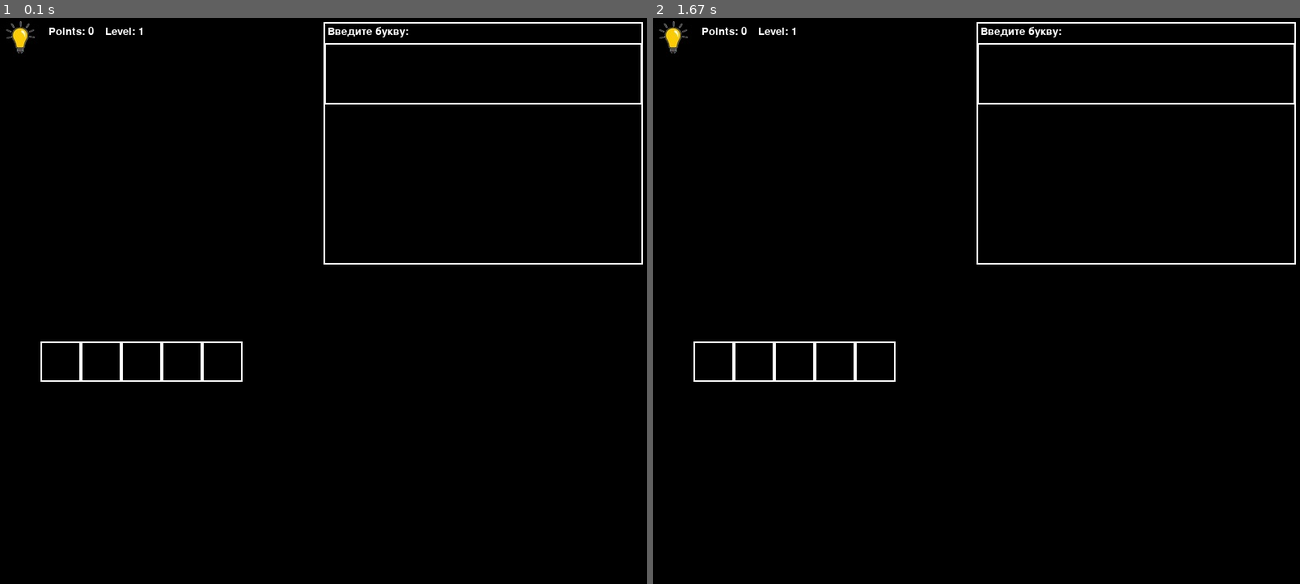
Above: before the commit, frames 1-2 (left to right).
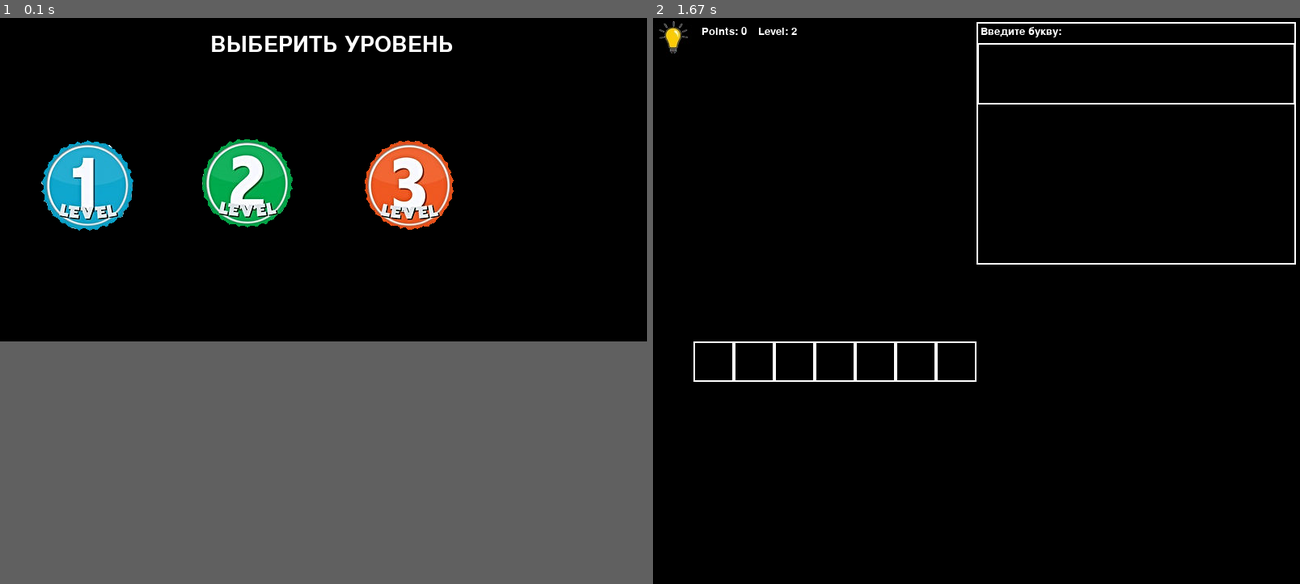
Above: after the commit, the same moments.

Repository: Egor66543/Pygame_project
Game: pygame game, started from main.py
The game is run twice, just before and just after one commit, with the same random seed, the same clock (stepped at 60 frames per second) and the same inputs.
Inputs (mouse positions are in pixels of both pictures, inside the frame that each line leads up to):
- Up to frame 1 (0.1 s): no input
- Up to frame 2 (1.67 s): click (976, 182) at 0.38 s; tap Enter at 0.67 s
In frame 1 the window is 800x700 before the commit and 800x400 after it. Grey fills any space a smaller window leaves; there, only what the larger window draws over its background counts as a difference.

The runs differ from the first frame. In frame 1, 6.9% of the frame differs, in the area x 0-100%, y 0-65%; in frame 2, 0.1%.

Commit message:
with levels

Diff:
--- a/main.py
+++ b/main.py
@@ -6,13 +6,6 @@
 
 pygame.init()
 pygame.font.init()
-
-con = sqlite3.connect("game_words.db")
-cur = con.cursor()
-id_word = cur.execute(f'''select id from words where id={random.randint(1, 10)}''').fetchone()[0]
-word = cur.execute(f'''SELECT word FROM words WHERE id={id_word}''').fetchone()[0]
-description = cur.execute(f'''SELECT description FROM words WHERE id={id_word}''').fetchone()[0]
-level = cur.execute(f'''SELECT level FROM words WHERE id={id_word}''').fetchone()[0]
 
 
 def load_image(name, colorkey=None):
@@ -28,6 +21,47 @@
     else:
         image.convert_alpha()
     return image
+
+
+def terminate():
+    pygame.quit()
+    sys.exit()
+
+
+def level_screen():
+    screen = pygame.display.set_mode((800, 400))
+    img1 = load_image('data/level_1.bmp')
+    img2 = load_image('data/level_2.bmp')
+    img3 = load_image('data/level_3.bmp')
+    # img4 = load_image('data/бонусный уровень')
+    screen.blit(img1, (50, 150))
+    screen.blit(img2, (250, 150))
+    screen.blit(img3, (450, 150))
+    # screen.blit(img3, (650, 150)
+    font = pygame.font.Font(None, 40)
+    text = font.render('ВЫБЕРИТЬ УРОВЕНЬ', True, 'white')
+    screen.blit(text, (260, 20))
+    while True:
+        for event in pygame.event.get():
+            x, y = pygame.mouse.get_pos()
+            if event.type == pygame.QUIT:
+                terminate()
+            elif event.type == pygame.MOUSEBUTTONDOWN and (50 <= x <= 240 and 150 <= y <= 250):
+                return (1, 10)
+            elif event.type == pygame.MOUSEBUTTONDOWN and (250 <= x <= 440 and 150 <= y <= 250):
+                return (11, 20)
+            elif event.type == pygame.MOUSEBUTTONDOWN and (450 <= x <= 640 and 150 <= y <= 250):
+                return (21, 30)
+        pygame.display.flip()
+
+
+a, b = level_screen()
+con = sqlite3.connect("game_words.db")
+cur = con.cursor()
+id_word = cur.execute(f'''select id from words where id={random.randint(a, b)}''').fetchone()[0]
+word = cur.execute(f'''SELECT word FROM words WHERE id={id_word}''').fetchone()[0]
+description = cur.execute(f'''SELECT description FROM words WHERE id={id_word}''').fetchone()[0]
+level = cur.execute(f'''SELECT level FROM words WHERE id={id_word}''').fetchone()[0]
 
 
 def description_f():
@@ -89,16 +123,27 @@
             if event.type == pygame.KEYDOWN and self.active:
                 if event.key == pygame.K_RETURN:
                     self.active = False
-                elif event.key == pygame.K_BACKSPACE:
-                    self.text = self.text[:-1]
+                elif event.key == pygame.K_BACKSPACE or event.key == pygame.K_DELETE:
+                    self.text = self.text[:-1]  # Wrong work!!!!
                 else:
                     self.text += event.unicode
                 self.render_text()
 
 
+def letter_in_word():  # absolute wrong work
+    letter = str(grop_1.update(event_list))
+    print(letter)
+    if letter in word:
+        sp = [i for i, letter in enumerate(word) if letter == letter]
+        print(sp)
+        for i in range(len(sp)):
+            text = font.render(f'{letter}', True, 'white')
+            board.screen.blit(text, (50 + 10 * (sp[i] + 1), 400 + 10 * (sp[i] + 1)))
+            print(letter)
+
+
 board = Board(800, 700)
 board.render()
-
 all_lamp_sprites = pygame.sprite.Group()
 lamp = pygame.sprite.Sprite(all_lamp_sprites)
 lamp.image = load_image("data/lamp.jpg")
@@ -113,8 +158,8 @@
 font_letter = pygame.font.Font(None, 100)
 text_input_box = TextInputBox(400, 30, 395, font_letter)
 grop_1 = pygame.sprite.Group(text_input_box)
+
 clock = pygame.time.Clock()
-
 running = True
 while running:
     clock.tick(60)
@@ -125,6 +170,8 @@
         x, y = pygame.mouse.get_pos()
         if event.type == pygame.MOUSEBUTTONDOWN and (0 <= x <= 50 and 0 <= y <= 51):
             description_f()
+        if event.type == pygame.KEYDOWN and event.key == pygame.K_RETURN:
+            letter_in_word()
     all_lamp_sprites.draw(board.screen)
     grop_1.update(event_list)
     grop_1.draw(board.screen)
Binary file added: data/level_1.bmp
Binary file added: data/level_2.bmp
Binary file added: data/level_3.bmp
